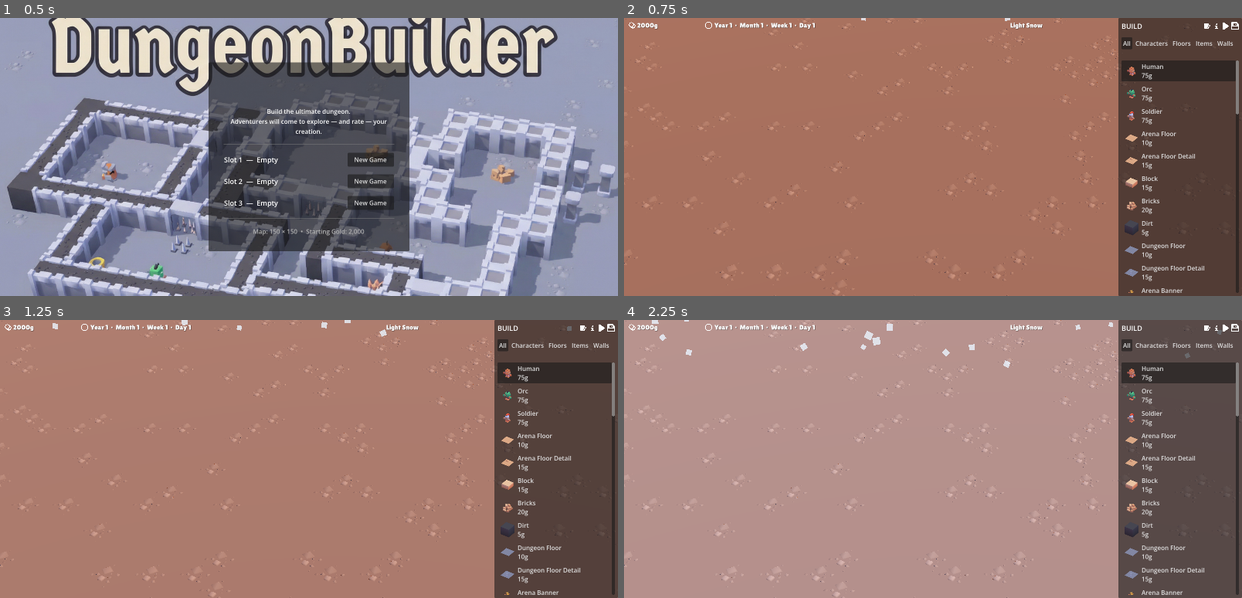
Above: before the commit, frames 1-4 (two rows, left to right).
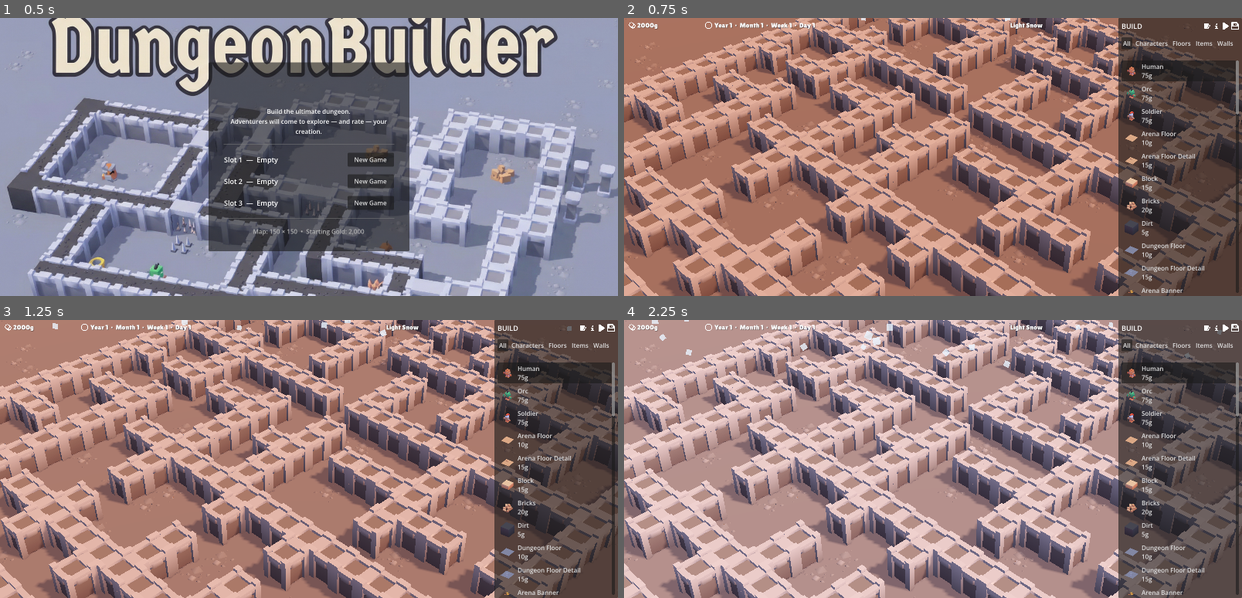
Above: after the commit, the same moments.

Repository: ronmurphy/DungeonBuilder
Game: Godot game, scene res://scenes/startup_dialog.tscn
Same seed, same stepped clock (60 frames per second), same inputs: the game is played once before the commit and once after it.
Inputs (mouse positions are in pixels of both pictures, inside the frame that each line leads up to):
- Up to frame 1 (0.5 s): no input
- Up to frame 2 (0.75 s): click "New Game" at 0.5 s
- Up to frame 3 (1.25 s): no input
- Up to frame 4 (2.25 s): click (1204, 328) at 1.27 s; click (914, 386) at 2.02 s

Frame 1 is identical in both runs. In frame 2, 52% of the frame differs, in the area x 0-100%, y 0-100%; in frame 3, 53%; in frame 4, 55%.

Commit message:
feat: Implement BSP dungeon generation and enable ETC2 texture compression
- Added a new function to generate a starter dungeon using Binary Space Partitioning (BSP).
- Updated the builder script to call the new dungeon generation function on game start.
- Modified texture import settings to support ETC2 compression alongside S3TC for various assets.
- Enabled VRAM texture compression for mobile builds in export presets.
- Updated project configuration to include ETC2 ASTC texture import settings.

Diff:
--- a/project.godot
+++ b/project.godot
@@ -131,4 +131,5 @@
 
 [rendering]
 
+textures/vram_compression/import_etc2_astc=true
 anti_aliasing/quality/msaa_3d=2
--- a/scripts/builder.gd
+++ b/scripts/builder.gd
@@ -250,6 +250,8 @@
 		generate_terrain()
 		# Generate the first party for a new game
 		_roll_next_party()
+		# Generate a BSP starter dungeon skeleton
+		_generate_starter_dungeon()
 
 
 	# Permanent floor underlay — fills gaps so the background never shows
@@ -1096,6 +1098,160 @@
 				_has_trophy = false
 				_trophy_position = Vector3i(-999, -999, -999)
 			Audio.play("sounds/removal-a.ogg, sounds/removal-b.ogg, sounds/removal-c.ogg, sounds/removal-d.ogg", -20)
+
+# ── BSP Starter Dungeon Generator ────────────────────────────────────────────
+# Generates a random dungeon wall skeleton using Binary Space Partitioning.
+# Placed for free on new-game only.
+
+const BSP_MIN_PARTITION: int = 4   # minimum partition width/height (allows 2×2 interior)
+const BSP_MIN_SPLIT: int = 7      # minimum size to be splittable (both halves >= 4)
+
+func _generate_starter_dungeon() -> void:
+	if not decoration_gridmap:
+		return
+	var rng := RandomNumberGenerator.new()
+	rng.seed = Global.map_seed
+
+	# Random dungeon size 15–26 (use global randi so size varies independently)
+	var dw: int = (randi() % 12) + 15
+	var dh: int = (randi() % 12) + 15
+
+	# Center on map
+	var x1: int = -dw / 2
+	var z1: int = -dh / 2
+	var x2: int = x1 + dw - 1
+	var z2: int = z1 + dh - 1
+
+	# Find required structure index by display name
+	var dungeon_idx: int = _find_struct_by_name("Dungeon Wall")
+
+	if dungeon_idx == -1:
+		push_warning("[BSP] Missing Dungeon Wall structure — skipping dungeon generation")
+		return
+
+	# Build BSP tree
+	var root := _bsp_node(x1, z1, x2, z2)
+	_bsp_split(root, rng)
+
+	# Build wall grid: Vector2i(x, z) -> "wall" or "opening"
+	var grid: Dictionary = {}
+	_bsp_mark_walls(root, grid)
+	_bsp_mark_openings(root, grid, rng)
+
+	# Place only walls — openings are left empty (no structure)
+	var dungeon_mid: int = _struct_mesh_id[dungeon_idx]
+
+	for pos in grid:
+		if grid[pos] == "wall":
+			decoration_gridmap.set_cell_item(Vector3i(pos.x, 0, pos.y), dungeon_mid, 0)
+
+	# Rebuild navigation wall map so pathfinding works immediately
+	_nav_rebuild()
+	print("[BSP] Starter dungeon generated: %dx%d at (%d,%d)→(%d,%d), %d wall cells" % [dw, dh, x1, z1, x2, z2, grid.size()])
+
+
+func _find_struct_by_name(display_name: String) -> int:
+	for i in range(structures.size()):
+		if structures[i].display_name == display_name:
+			return i
+	return -1
+
+
+func _bsp_node(bx1: int, bz1: int, bx2: int, bz2: int) -> Dictionary:
+	return { "x1": bx1, "z1": bz1, "x2": bx2, "z2": bz2,
+			 "left": {}, "right": {}, "split_v": false, "split_pos": 0, "is_leaf": true }
+
+
+func _bsp_split(node: Dictionary, rng: RandomNumberGenerator) -> void:
+	var w: int = node["x2"] - node["x1"] + 1
+	var h: int = node["z2"] - node["z1"] + 1
+
+	var can_v: bool = w >= BSP_MIN_SPLIT
+	var can_h: bool = h >= BSP_MIN_SPLIT
+
+	if not can_v and not can_h:
+		return  # leaf — room fits here
+
+	# Bias split toward the longer axis
+	var split_v: bool
+	if can_v and can_h:
+		split_v = rng.randf() < (0.7 if w > h else (0.3 if h > w else 0.5))
+	else:
+		split_v = can_v
+
+	node["split_v"] = split_v
+	node["is_leaf"] = false
+
+	if split_v:
+		var min_x: int = node["x1"] + BSP_MIN_PARTITION - 1  # left half width >= 4
+		var max_x: int = node["x2"] - BSP_MIN_PARTITION + 1  # right half width >= 4
+		var sx: int = rng.randi_range(min_x, max_x)
+		node["split_pos"] = sx
+		node["left"]  = _bsp_node(node["x1"], node["z1"], sx, node["z2"])
+		node["right"] = _bsp_node(sx, node["z1"], node["x2"], node["z2"])
+	else:
+		var min_z: int = node["z1"] + BSP_MIN_PARTITION - 1
+		var max_z: int = node["z2"] - BSP_MIN_PARTITION + 1
+		var sz: int = rng.randi_range(min_z, max_z)
+		node["split_pos"] = sz
+		node["left"]  = _bsp_node(node["x1"], node["z1"], node["x2"], sz)
+		node["right"] = _bsp_node(node["x1"], sz, node["x2"], node["z2"])
+
+	_bsp_split(node["left"], rng)
+	_bsp_split(node["right"], rng)
+
+
+func _bsp_mark_walls(node: Dictionary, grid: Dictionary) -> void:
+	if node["is_leaf"]:
+		# Mark perimeter of this room as walls
+		for x in range(node["x1"], node["x2"] + 1):
+			grid[Vector2i(x, node["z1"])] = "wall"
+			grid[Vector2i(x, node["z2"])] = "wall"
+		for z in range(node["z1"] + 1, node["z2"]):
+			grid[Vector2i(node["x1"], z)] = "wall"
+			grid[Vector2i(node["x2"], z)] = "wall"
+	else:
+		_bsp_mark_walls(node["left"], grid)
+		_bsp_mark_walls(node["right"], grid)
+
+
+func _bsp_mark_openings(node: Dictionary, grid: Dictionary, rng: RandomNumberGenerator) -> void:
+	if node["is_leaf"]:
+		return
+
+	# Place one opening along this node's split wall.
+	# The opening must NOT be at a corner (where perpendicular walls cross).
+	# Find valid positions: on the split line, between the node's bounds,
+	# where the cell has wall neighbors only along the split axis.
+	var sp: int = node["split_pos"]
+	var candidates: Array[Vector2i] = []
+
+	if node["split_v"]:
+		# Vertical split at column sp — candidates along z
+		for z in range(node["z1"] + 1, node["z2"]):
+			var pos := Vector2i(sp, z)
+			# Skip if this position has perpendicular walls (it's a corner/intersection)
+			var has_e: bool = grid.has(Vector2i(sp + 1, z)) and grid[Vector2i(sp + 1, z)] == "wall"
+			var has_w: bool = grid.has(Vector2i(sp - 1, z)) and grid[Vector2i(sp - 1, z)] == "wall"
+			if not has_e and not has_w:
+				candidates.append(pos)
+	else:
+		# Horizontal split at row sp — candidates along x
+		for x in range(node["x1"] + 1, node["x2"]):
+			var pos := Vector2i(x, sp)
+			# Skip if this position has perpendicular walls (it's a corner/intersection)
+			var has_n: bool = grid.has(Vector2i(x, sp - 1)) and grid[Vector2i(x, sp - 1)] == "wall"
+			var has_s: bool = grid.has(Vector2i(x, sp + 1)) and grid[Vector2i(x, sp + 1)] == "wall"
+			if not has_n and not has_s:
+				candidates.append(pos)
+
+	if not candidates.is_empty():
+		var pick: Vector2i = candidates[rng.randi_range(0, candidates.size() - 1)]
+		grid[pick] = "opening"
+
+	_bsp_mark_openings(node["left"], grid, rng)
+	_bsp_mark_openings(node["right"], grid, rng)
+
 
 # Rotates the 'cursor' 90 degrees
 
Not shown, changed: export_presets.cfg
Not shown, changed: models/Mini Arena/Models/GLB format/Textures/colormap.png.import
Not shown, changed: models/Mini Dungeon/Models/GLB format/Textures/colormap.png.import
Not shown, changed: sprites/selector.png.import
Not shown, changed: Builds/Web/DungeonBuilder.apple-touch-icon.png
Not shown, changed: Builds/Web/DungeonBuilder.html
Not shown, changed: Builds/Web/DungeonBuilder.icon.png
Not shown, changed: Builds/Web/DungeonBuilder.js
Not shown, changed: Builds/Web/DungeonBuilder.pck
Not shown, changed: Builds/Web/DungeonBuilder.png
Not shown, changed: Builds/Web/DungeonBuilder.wasm
